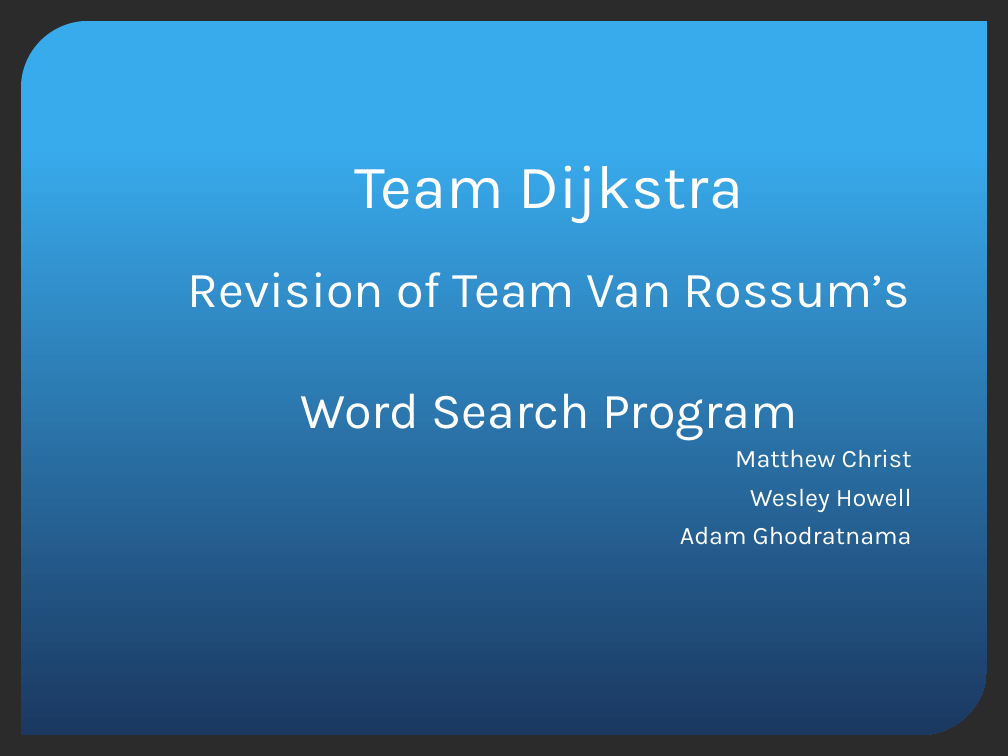
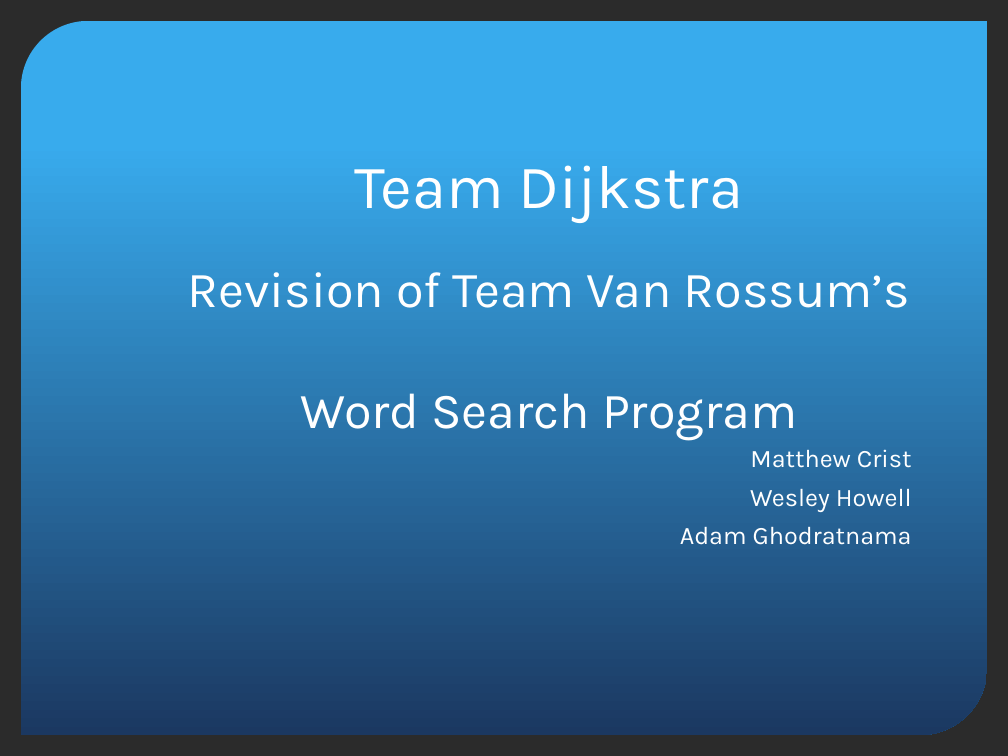
Before and after one commit to wescodestech/se2-dijkstra-vanrossum, a slide deck: slide 1 of Documents/Revision Slides.pptx. Drawn at 1008x756 pixels with LibreOffice and Linux fonts; fonts in the diff are those of the drawing; background and template pictures are left out; a plain dark background stands for a picture behind light text. Boxes give left, top, right and bottom in pixels: in the first picture for what was removed or moved away, otherwise in the second. Text is boxed around its words. In the diff, an @@ line names an element or a change of style, - is before the commit and + after.

Commit message:
Fixed Typo

```diff
--- a/Documents/Revision Slides.pptx
+++ b/Documents/Revision Slides.pptx
@@ subtitle at (x1=750, y1=449, x2=912, y2=468): text changed @@
-Matthew Christ
+Matthew Crist
```
